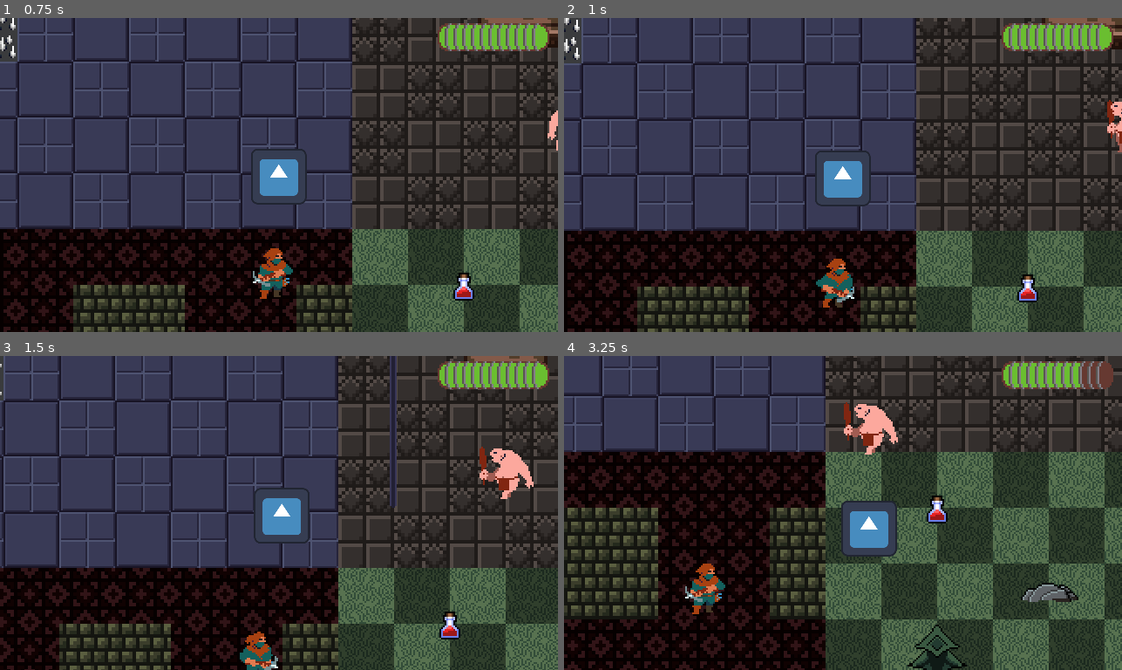
Above: before the commit, frames 1-4 (two rows, left to right).
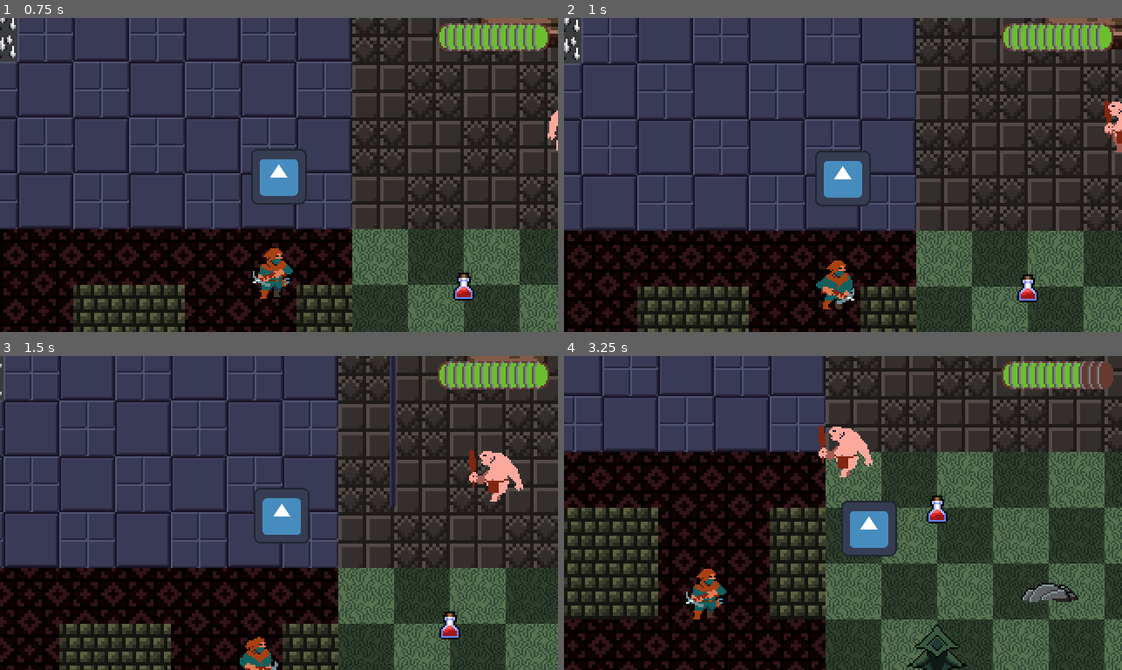
Above: after the commit, the same moments.

Repository: KxUgh/48h-game-jam-game
Game: Godot game, scene res://scenes/main_menu.tscn
The game is run twice, just before and just after one commit, with the same random seed, the same clock (stepped at 60 frames per second) and the same inputs. The engine's default icon, where the game draws it, is replaced by a stand-in: a white triangle on a blue panel in a dark square.
Inputs (mouse positions are in pixels of both pictures, inside the frame that each line leads up to):
- Up to frame 1 (0.75 s): click "Game the Game" at 0.5 s
- Up to frame 2 (1 s): no input
- Up to frame 3 (1.5 s): move the mouse to (401, 497) at 1.27 s; hold D (right) from 1.28 s (still down); click (401, 497) at 1.35 s
- Up to frame 4 (3.25 s): move the mouse to (731, 528) at 2.02 s; release D (right) at 2.03 s; hold S (down) 2.03-2.78 s; click (731, 528) at 2.1 s; move the mouse to (898, 443) at 2.77 s; hold D (right) from 2.78 s (still down); click (898, 443) at 2.85 s

Frame 1 is identical in both runs. In frame 2, 0.5% of the frame differs, in the area x 45-100%, y 26-93%; in frame 3, 1.4%; in frame 4, 2.2%, in the area x 21-60%, y 14-84%.

Commit message:
balance
balance

Diff:
--- a/scenes/archer.tscn
+++ b/scenes/archer.tscn
@@ -146,8 +146,8 @@
 sprite = NodePath("AnimatedSprite2D")
 bow = NodePath("Bow")
 desired_distance = 100.0
-speed = 40.0
-max_health = 5.0
+speed = 45.0
+max_health = 15.0
 attack_cooldown = 2.0
 damage_delay = 1.0
 
--- a/scenes/arrow.tscn
+++ b/scenes/arrow.tscn
@@ -10,8 +10,8 @@
 top_level = true
 collision_mask = 3
 script = ExtResource("1_pd3qy")
-speed = 400.0
-max_duration = 10.0
+speed = 350.0
+max_duration = 0.85
 
 [node name="CollisionShape2D" type="CollisionShape2D" parent="."]
 position = Vector2(12, 0)
--- a/scenes/caveman.tscn
+++ b/scenes/caveman.tscn
@@ -151,8 +151,8 @@
 sprite = NodePath("AnimatedSprite2D")
 club = NodePath("Sword")
 attack_distance = 40.0
-speed = 50.0
-max_health = 10.0
+speed = 60.0
+max_health = 25.0
 attack_cooldown = 2.0
 damage_delay = 1.0
 
@@ -175,4 +175,4 @@
 [node name="Sword" parent="." node_paths=PackedStringArray("weapon_owner") instance=ExtResource("3_nvu0n")]
 slash = ExtResource("4_ik4oq")
 weapon_owner = NodePath("..")
-damage = 2.0
+damage = 3.0
